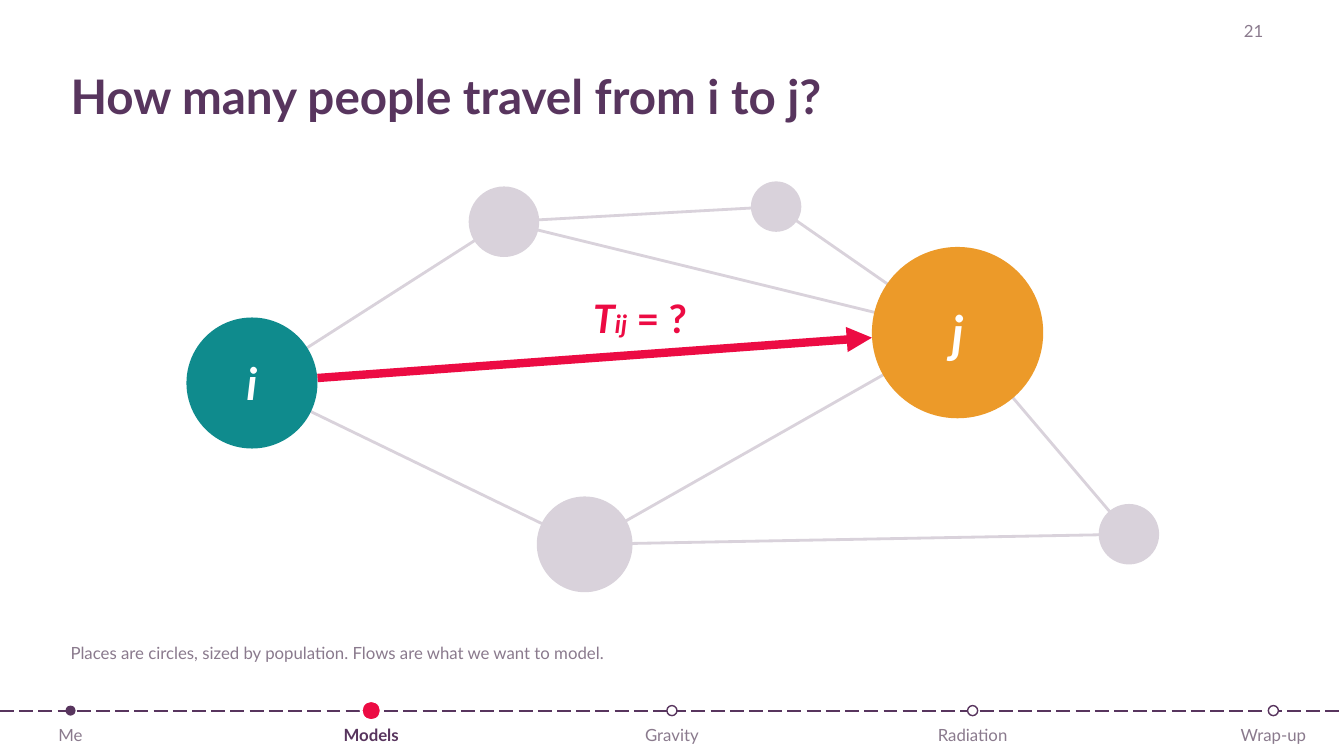
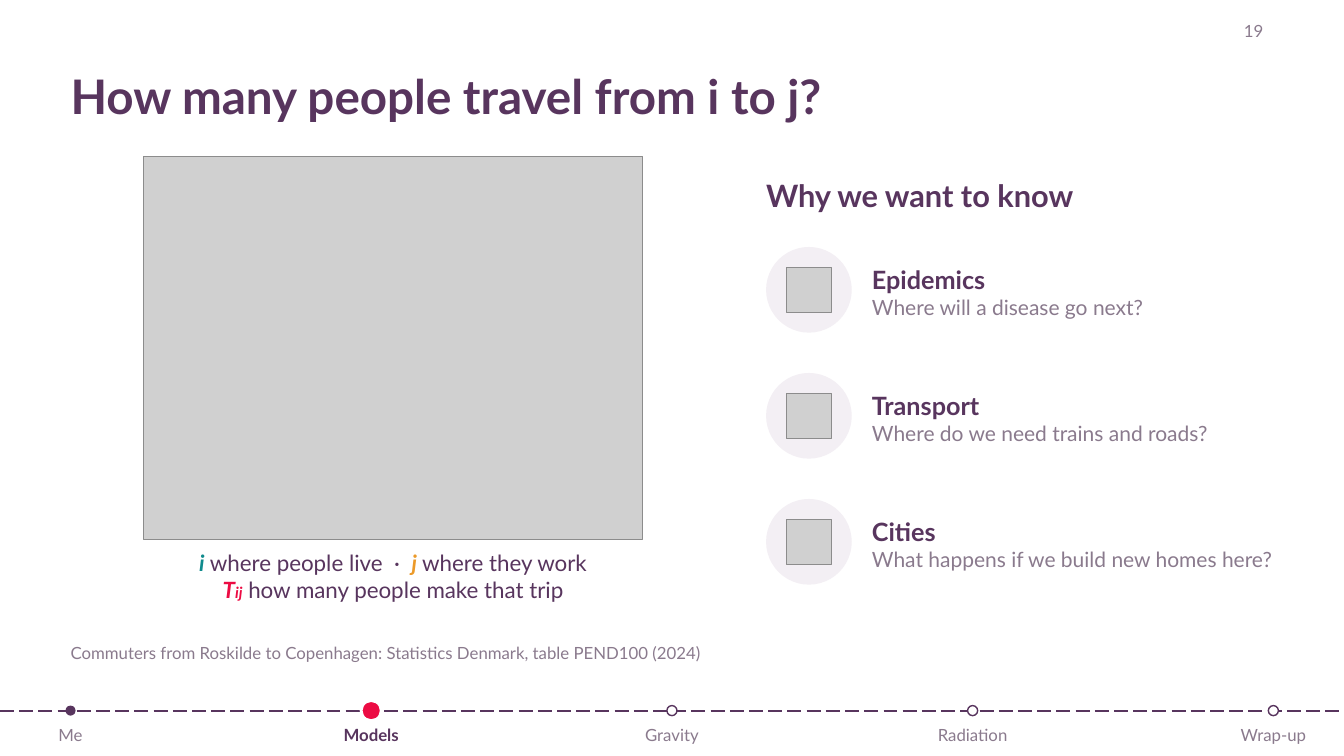
Before and after one commit to lalessan/mobility-models, a slide deck: slide 19 of slides/lecture_mobility_models.pptx (slide 21 before the commit). Drawn at 1344x756 pixels with LibreOffice and Linux fonts; fonts in the diff are those of the drawing; grey boxes stand for pictures. Boxes give left, top, right and bottom in pixels: in the first picture for what was removed or moved away, otherwise in the second. Text is boxed around its words. In the diff, an @@ line names an element or a change of style, - is before the commit and + after.

```diff
--- a/slides/lecture_mobility_models.pptx
+++ b/slides/lecture_mobility_models.pptx
@@ page number at bbox=[1244, 25, 1263, 37]: text changed @@
-21
+19
@@ picture added at bbox=[143, 156, 643, 539] @@
@@ ellipse removed at bbox=[469, 187, 539, 257] @@
@@ line removed from (504, 222) to (776, 207) @@
@@ ellipse removed at bbox=[751, 181, 802, 232] @@
@@ text added at bbox=[766, 184, 1073, 212], 22 pt, text #58355E, bold @@
+Why we want to know
@@ line removed from (776, 207) to (958, 333) @@
@@ line removed from (252, 383) to (504, 222) @@
@@ line removed from (504, 222) to (958, 333) @@
@@ ellipse added at bbox=[766, 247, 852, 333], fill #F3EFF4 @@
@@ picture added at bbox=[786, 267, 832, 313] @@
@@ ellipse removed at bbox=[872, 247, 1044, 418] @@
@@ text removed at bbox=[464, 292, 817, 343] @@
-Tij = ?
@@ text added at bbox=[872, 270, 1143, 319], 15 pt, text #8A7A8D @@
+Epidemics
+Where will a disease go next?
@@ text removed at bbox=[951, 314, 963, 361] @@
-j
@@ arrow removed from (318, 378) to (872, 338) @@
@@ line removed from (585, 544) to (958, 333) @@
@@ line removed from (958, 333) to (1129, 534) @@
@@ text removed at bbox=[246, 366, 257, 400] @@
-i
@@ line removed from (252, 383) to (585, 544) @@
@@ ellipse added at bbox=[766, 373, 852, 459], fill #F3EFF4 @@
@@ picture added at bbox=[786, 393, 832, 439] @@
@@ text added at bbox=[872, 396, 1208, 441], 15 pt, text #8A7A8D @@
+Transport
+Where do we need trains and roads?
@@ ellipse removed at bbox=[537, 496, 633, 592] @@
@@ ellipse: place and size @@
-ellipse at bbox=[187, 318, 318, 449]
+ellipse at bbox=[766, 499, 852, 585]
@@ ellipse at bbox=[766, 499, 852, 585]: fill #0F8B8D to #F3EFF4 @@
@@ ellipse removed at bbox=[1099, 504, 1159, 565] @@
@@ line removed from (585, 544) to (1129, 534) @@
@@ picture added at bbox=[786, 519, 832, 565] @@
@@ text added at bbox=[872, 522, 1272, 571], 15 pt, text #8A7A8D @@
+Cities
+What happens if we build new homes here?
@@ text added at bbox=[199, 554, 587, 602], 16 pt, text #58355E @@
+i where people live · j where they work
+Tij how many people make that trip
@@ text at bbox=[71, 646, 700, 662]: text changed @@
-Places are circles, sized by population. Flows are what we want to model.
+Commuters from Roskilde to Copenhagen: Statistics Denmark, table PEND100 (2024)
```
Also in this commit, not shown: 2 other slides changed, 1 slide added, 2 slides removed, 4 other files.
